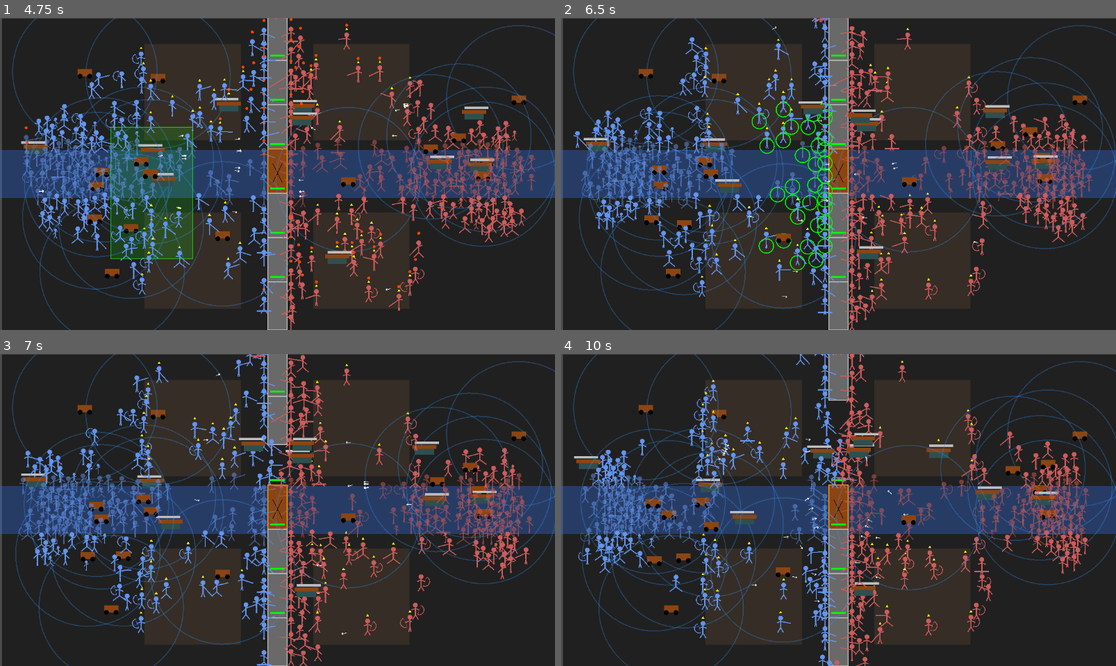
Above: before the commit, frames 1-4 (two rows, left to right).
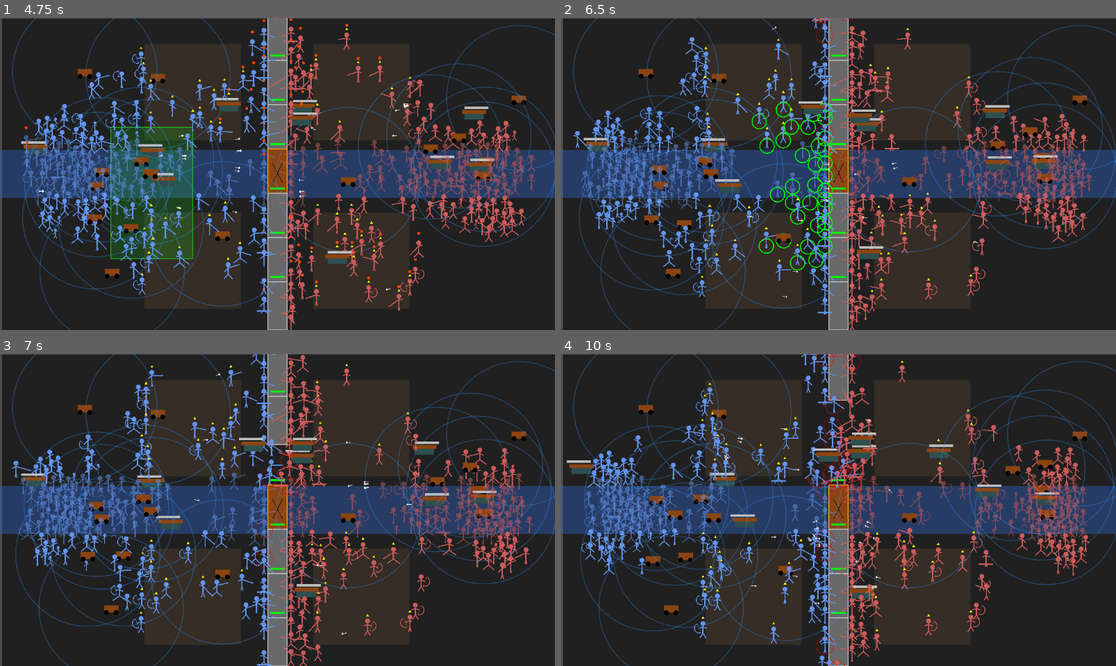
Above: after the commit, the same moments.

Repository: iss0wind-art/1st_game
Game: Godot game, scene res://scenes/Main.tscn
The game is run twice, just before and just after one commit, with the same random seed, the same clock (stepped at 60 frames per second) and the same inputs.
Inputs (mouse positions are in pixels of both pictures, inside the frame that each line leads up to):
- Up to frame 1 (4.75 s): move the mouse to (399, 158) at 0.52 s; click (399, 158) at 0.67 s; drag from (166, 189) to (277, 174) at 1.27 s; move the mouse to (333, 105) at 2.02 s; click (333, 105) at 2.17 s; drag from (249, 236) to (360, 89) at 2.77 s; move the mouse to (444, 220) at 3.52 s; click (444, 220) at 3.67 s; drag from (111, 127) to (194, 258) at 4.27 s
- Up to frame 2 (6.5 s): move the mouse to (866, 174) at 5.02 s; click (866, 174) at 5.17 s; drag from (755, 96) to (921, 258) at 5.77 s
- Up to frame 3 (7 s): move the mouse to (399, 494) at 6.52 s; click (399, 494) at 6.67 s
- Up to frame 4 (10 s): drag from (727, 525) to (921, 594) at 7.27 s; move the mouse to (894, 441) at 8.02 s; click (894, 441) at 8.17 s; drag from (810, 572) to (844, 481) at 8.77 s; move the mouse to (1005, 556) at 9.52 s; click (1005, 556) at 9.67 s

Frame 1 is identical in both runs. In frame 2, less than 0.1% of the frame differs, in the area x 45-53%, y 0-41%; in frame 3, 1.0%; in frame 4, 19%, in the area x 1-100%, y 0-100%.

Commit message:
feat: implement Phase 11-13 (Fatigue, Surrounding mortality, and Advanced Counter-Tactics)

Diff:
--- a/새-게임-프로젝트/scripts/Unit.gd
+++ b/새-게임-프로젝트/scripts/Unit.gd
@@ -49,6 +49,13 @@
 var morale_type: int = 0
 var is_dueling: bool = false
 var duel_target: Node2D = null
+
+# 피로도 및 전술 변수 (Phase 11-13)
+var stamina: float = 100.0
+var max_stamina: float = 100.0
+var surrounding_enemies_count: int = 0
+var stamina_recovery_rate: float = 5.0
+var stamina_drain_rate: float = 2.0
 
 # 애니메이션
 var walk_timer: float = 0.0
@@ -127,6 +134,14 @@
 	elif morale_type == -1: draw_circle(Vector2.ZERO, 20, Color(0.5, 0.5, 0.5, 0.3))
 	if is_dueling: draw_arc(Vector2(0, -25), 5, 0, TAU, 32, Color.GOLD, 1.0)
 
+	# [Phase 11: 피로도 시각화] 지쳤을 때 파란점 (땀) 표시
+	if stamina < 20.0 and Engine.get_frames_drawn() % 20 < 10:
+		draw_circle(Vector2(5, -20), 2, Color.DEEP_SKY_BLUE)
+
+	# [Phase 12: 포위 시각화] 다구리 당할 때 붉은 테두리
+	if surrounding_enemies_count >= 3:
+		draw_arc(Vector2.ZERO, 18, 0, TAU, 16, Color(1, 0, 0, 0.5), 1.5)
+
 	var leg_swing = sin(walk_timer * walk_speed) * 8.0 if velocity.length() > 5 else 0.0
 	var arm_swing = cos(walk_timer * walk_speed) * 6.0 if velocity.length() > 5 else 0.0
 
@@ -210,12 +225,20 @@
 			perform_volley()
 			volley_timer = 0.0
 
+	# [Phase 11: 피로도 및 스태미너 관리]
+	if velocity.length() > 20 or attack_anim_progress > 0:
+		stamina = max(0, stamina - stamina_drain_rate * delta)
+	else:
+		stamina = min(max_stamina, stamina + stamina_recovery_rate * delta)
+
 	if ai_update_timer <= 0:
 		ai_update_timer = ai_update_interval
 		if not is_dueling: find_closest_target()
 		cached_separation = get_separation_vector()
 		# [Phase 9: 보급 체크]
 		check_supply()
+		# [Phase 12: 포위 수 체크]
+		update_surrounding_count()
 
 	# 보급 부족 시 타이머 감소
 	if not is_supplied and unit_class != UnitClass.SUPPLY_WAGON:
@@ -229,6 +252,10 @@
 	if morale_type == 1: current_speed *= 1.5
 	elif morale_type == -1: current_speed *= 0.6
 	if is_in_water: current_speed *= water_speed_mult
+
+	# [Phase 11: 피로도 패널티] (속도 40% 저하)
+	if stamina < 20.0:
+		current_speed *= 0.6
 
 	# 보급 고갈 시 패널티 (속도 50% 저하)
 	if supply_timer <= 0:
@@ -280,7 +307,11 @@
 			facing_right = (current_target.global_position.x - global_position.x) > 0
 			if attack_timer <= 0:
 				perform_attack()
-				attack_timer = attack_cooldown
+				# [Phase 11: 피로도 공격 패널티] (쿨타임 1.5배)
+				var final_cd = attack_cooldown
+				if stamina < 20.0: final_cd *= 1.5
+				attack_timer = final_cd
+
 				if is_dueling or rage_timer > 0 or morale_type == 1: attack_timer *= 0.6
 				attack_anim_progress = 1.0
 	else:
@@ -298,6 +329,14 @@
 			break
 	is_supplied = supplied_this_tick
 
+func update_surrounding_count():
+	var enemy_group = "enemies" if team == 0 else "players"
+	var count = 0
+	for enemy in get_tree().get_nodes_in_group(enemy_group):
+		if global_position.distance_to(enemy.global_position) < 60.0:
+			count += 1
+	surrounding_enemies_count = count
+
 func give_move_command(pos: Vector2):
 	command_pos = pos
 	has_command = true
@@ -333,6 +372,23 @@
 	var final_damage = damage
 	if rage_timer > 0: final_damage *= 1.5
 	if current_elevation > 0: final_damage *= 1.2
+
+	# [Phase 13: 병종 상성 (Counter-Tactics)]
+	if is_instance_valid(current_atk_target) and current_atk_target is CharacterBody2D:
+		var target_class = current_atk_target.unit_class
+		match unit_class:
+			UnitClass.SPEARMAN:
+				if target_class == UnitClass.CAVALRY or target_class == UnitClass.KNIGHT:
+					final_damage *= 2.5 # 창병은 기마병에게 치명적
+			UnitClass.CAVALRY:
+				if target_class == UnitClass.ARCHER:
+					final_damage *= 2.0 # 기병은 궁수를 유린함
+			UnitClass.ARCHER:
+				if target_class == UnitClass.SWORDMAN or target_class == UnitClass.SPEARMAN:
+					final_damage *= 1.3 # 궁수는 보병 대열을 흔듬
+			UnitClass.SWORDMAN:
+				if target_class == UnitClass.SPEARMAN:
+					final_damage *= 1.3 # 검사는 근접전에서 창병보다 유리함
 
 	# [Phase 10: 매복 치명타] 첫 타격 3배
 	if is_ambushing:
@@ -383,6 +439,15 @@
 
 func take_damage_from(amount, attacker_pos):
 	var final_amount = amount
+
+	# [Phase 12: 포위(Surrounding) 데미지 증폭] 사장님 지침: 다구리에 장사 없다
+	# 주변에 적군 3명 이상일 때 명당 20%씩 추가 데미지
+	if surrounding_enemies_count >= 3:
+		var bonus = (surrounding_enemies_count - 2) * 0.2
+		final_amount *= (1.0 + bonus)
+		if Engine.get_frames_drawn() % 60 == 0:
+			print("Surrounded! Damage taken increased by ", bonus * 100, "%")
+
 	var dir_to_attacker = (attacker_pos - global_position).normalized()
 	var facing_dir = Vector2.RIGHT if facing_right else Vector2.LEFT
 
